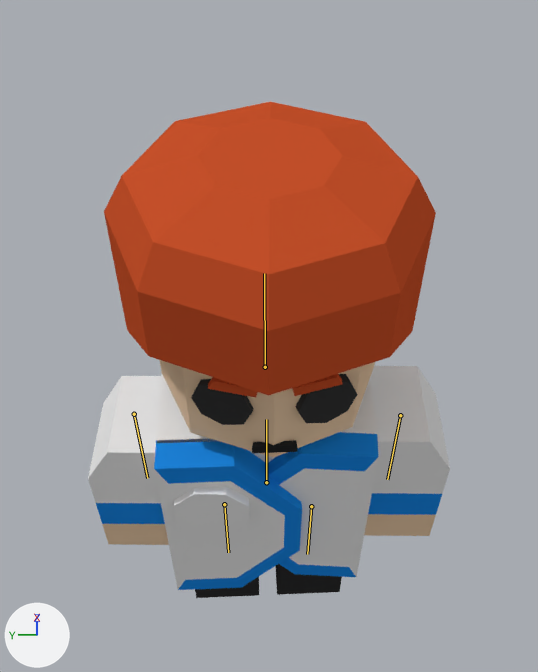
What one commit did to the Blender file Symbiosis/Assets/Models/Enemy_Blue_1.blend.
The view is the same before and after, from a 50 mm lens placed at (-1.006, 0.011, 2.168), pointed at (0.211, 0.018, 0.903). Every picture has the same lights, and +X, +Y and +Z are marked at lower left. The bones that bend it are drawn over the model as lines.

Objects in the first picture: 'Arm.True.L', 'Arm.True.R', 'BlueLogo', 'Body', 'Eyes', 'Hair', 'Head', 'Jacket1', 'Leg.L', 'Leg.R', 'Mouth', 'Mouth.001', 'TrueJacket'.
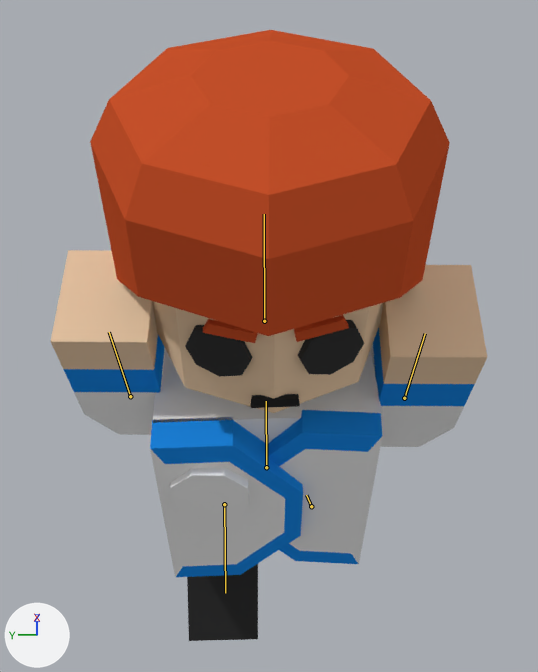
The newer file adds an action. The first version stands in its rest pose; the second is drawn at frame 15 of the action 'Player.Fear'.

The change in detail:
Bone 'Bone' (bone_bone) moves from (0.0, 0.0, 0.0) to (0.0, 0.239, 0.0).
Bone 'Bone.001' (bone_bone_001) turns from (0, 0, 0) to (-38, 0, 0) degrees about its own x, y and z.
Bone 'Bone.002' (bone_bone_002) turns from (0, 0, 0) to (33, 0, 0) degrees about its own x, y and z.
Bone 'Bone.003' (bone_bone_003) moves from (0.0, 0.0, 0.0) to (0.0, -0.222, 0.0).
Bone 'Bone.003' (bone_bone_003) turns from (0, 0, 0) to (169, 0, 0) degrees about its own x, y and z.
Bone 'Bone.004' (bone_bone_004) moves from (0.0, 0.0, 0.0) to (0.0, 0.478, 0.0).
Bone 'Bone.005' (bone_bone_005) moves from (0.0, 0.0, 0.0) to (0.0, -0.222, 0.0).
Bone 'Bone.005' (bone_bone_005) turns from (0, 0, 0) to (169, 0, 0) degrees about its own x, y and z.

Location of each change, (x1, y1, x2, y2) in pixels of the pictures (538 x 672 px):
'Hair', posed (8% wider): before (104, 102, 436, 395); after (90, 30, 450, 336)
'Arm.True.L', posed (36% wider, 7% taller): before (364, 366, 450, 536); after (370, 265, 487, 447)
'Arm.True.R', posed: before (88, 376, 169, 545); after (51, 250, 166, 435)
'Jacket1', posed: before (154, 439, 302, 590); after (150, 417, 303, 577)
'TrueJacket', posed (6% taller): before (267, 432, 379, 577); after (267, 410, 382, 564)
'Body', posed: before (156, 374, 379, 463); after (153, 350, 383, 444)
'Leg.R', posed: before (195, 577, 259, 598); after (187, 564, 258, 641)
'BlueLogo', posed (6% taller): before (173, 486, 249, 533); after (170, 467, 249, 517)
'Leg.L', posed (not visible afterwards): before (276, 564, 342, 595)
bone 'Bone', root to tip: before (266, 482) to (266, 419); after (266, 467) to (266, 401)
bone 'Bone.001', root to tip: before (311, 506) to (307, 554); after (311, 506) to (306, 495)
bone 'Bone.002', root to tip: before (224, 504) to (228, 552); after (224, 504) to (225, 593)
bone 'Bone.003', root to tip: before (400, 415) to (387, 479); after (404, 398) to (425, 333)
bone 'Bone.004', root to tip: before (265, 367) to (264, 273); after (264, 321) to (264, 214)
bone 'Bone.005', root to tip: before (134, 414) to (147, 478); after (130, 396) to (109, 332)
